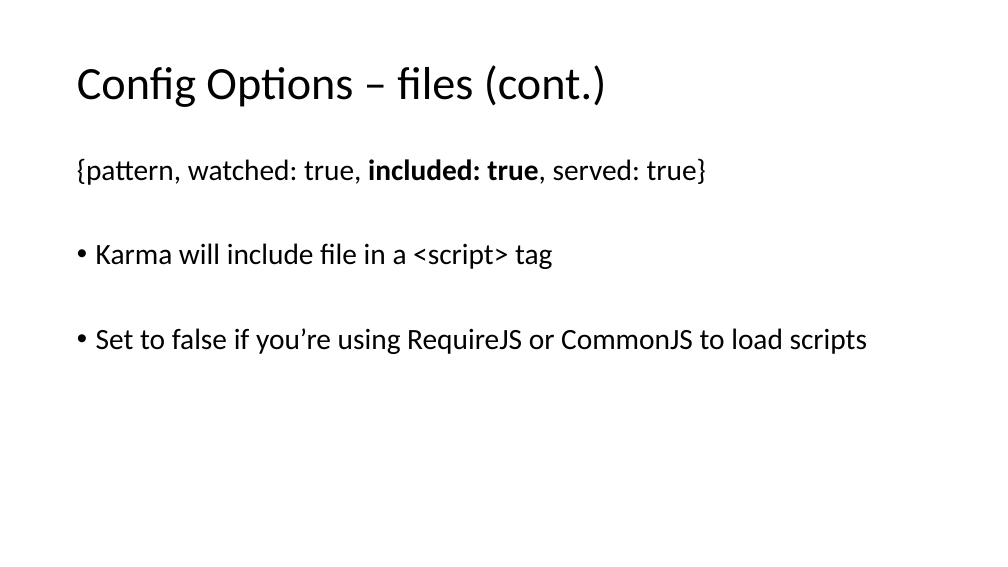
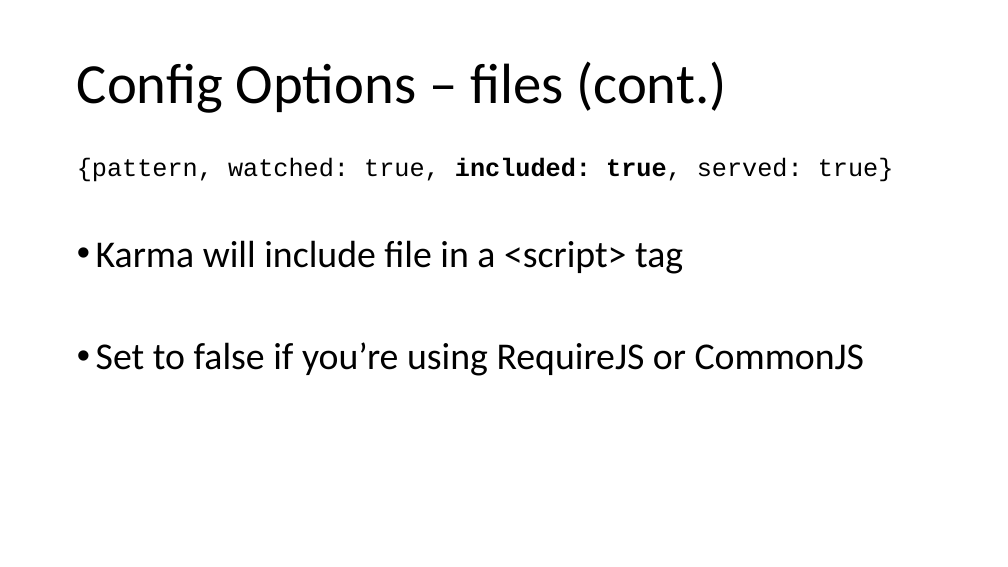
Before and after one commit to phillipskevin/karma-demo, a slide deck: slide 8 of karma-demo-slides.pptx. Drawn at 1008x567 pixels with LibreOffice and Linux fonts; fonts in the diff are those of the drawing. Boxes give left, top, right and bottom in pixels: in the first picture for what was removed or moved away, otherwise in the second. Text is boxed around its words. In the diff, an @@ line names an element or a change of style, - is before the commit and + after.

Commit message:
fonts

```diff
--- a/karma-demo-slides.pptx
+++ b/karma-demo-slides.pptx
@@ title "Config Options – files (cont.)" at (x1=77, y1=61, x2=726, y2=113): size 44 to 54 pt @@
@@ text at (x1=77, y1=158, x2=894, y2=274): size 28 to 24 pt, font Calibri to Courier New in "{pattern, watched: true, included: true, served: true}"; size 28 to 36 pt in "Karma will include file in a <script> ..." @@
@@ text at (x1=96, y1=342, x2=865, y2=376): text changed; size 28 to 36 pt @@
-• Set to false if you’re using RequireJS or CommonJS to load scripts
+• Set to false if you’re using RequireJS or CommonJS
```
Also in this commit, not shown: 13 other slides changed, 1 slide added.
